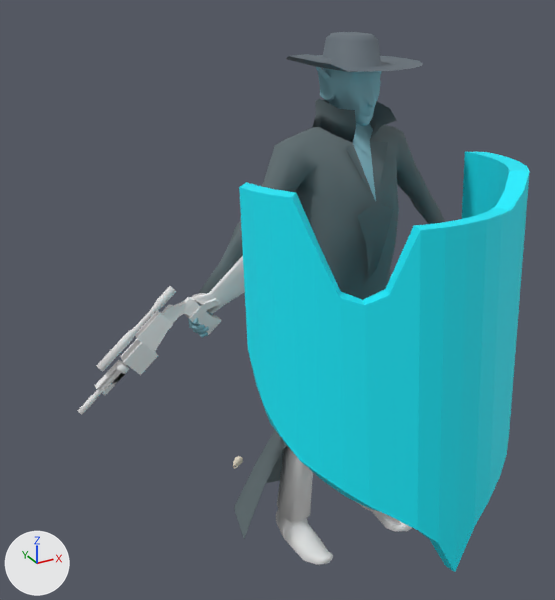
Renders of the FBX model Assets/Models/Stranger.fbx from each side of a commit.
Rendered twice from a camera (50 mm lens) standing at (-6.92, -12.34, 10.34) and looking at (-0.95, -1.47, 4.9). The axes (+X, +Y, +Z) are drawn at lower left. The lights are the same throughout. Where no turn or scale is listed for an object, it has been applied to the vertices. Vertices at the same position are counted once.

Names of what the first picture shows: 'Cube.001', 'Shield', 'Stranger_Gun', 'Stranger_Skin'.
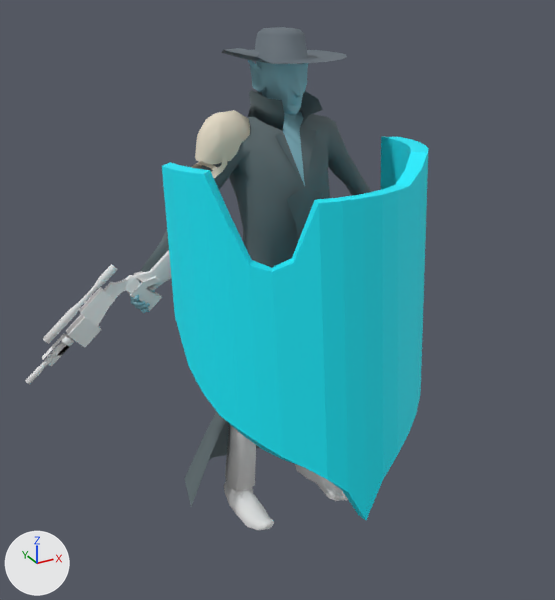
Location of each change, (x1, y1, x2, y2) in pixels of the pictures (555 x 600 px):
'Shield', moved
    before: (239, 152, 530, 572)
    after: (162, 137, 428, 520)
'Stranger_Skin', moved
    before: (188, 32, 445, 564)
    after: (130, 27, 372, 530)
'Stranger_Gun', moved
    before: (77, 255, 245, 415)
    after: (25, 250, 171, 384)
'Cube.001', moved, rescaled
    before: (233, 456, 243, 469)
    after: (191, 110, 250, 178)

Patch to the scene script:
```diff
--- a/Assets/Models/Stranger.fbx.py
+++ b/Assets/Models/Stranger.fbx.py
@@ me_cylinder_001 @@
 me_cylinder_001.from_pydata(...)  # 84 vertices, 82 faces; spans x -2.24..2.5, y -5.26..-2.2, z 1.24..7.45
 # used by ob_shield; location = (0.12, 0.0, 0.0)
+# me_cylinder_001 part 1: the whole mesh is moved by (-0.13, 2.23, -4.98)
 me_cylinder_001.materials.append(mat_shield)
@@ ob_stranger_skin @@
 ob_stranger_skin = bpy.data.objects.new('Stranger_Skin', me_mesh_001)
-ob_stranger_skin.location = (0.54, -1.43, 3.81)
+ob_stranger_skin.location = (0.0, 0.0, 3.81)
@@ ob_shield @@
 ob_shield = bpy.data.objects.new('Shield', me_cylinder_001)
-ob_shield.location = (0.12, 0.0, 0.0)
+ob_shield.location = (-0.29, -0.5, 4.98)
@@ ob_cube_001 @@
 ob_cube_001 = bpy.data.objects.new('Cube.001', me_cube_001)
-ob_cube_001.location = (-1.04, 0.05, 0.61)
+ob_cube_001.location = (-0.98, 0.24, 7.5)
 ob_cube_001.rotation_euler = (0.0, 0.0, -1.517)  # degrees (0, 0, -87)
-ob_cube_001.scale = (0.0785, 0.0837, 0.0968)
+ob_cube_001.scale = (0.392, 0.418, 0.484)
@@ ob_stranger_gun @@
 ob_stranger_gun = bpy.data.objects.new('Stranger_Gun', me_cube_002)
-ob_stranger_gun.location = (-2.96, -1.25, 4.72)
+ob_stranger_gun.location = (-3.5, 0.18, 4.72)
```
